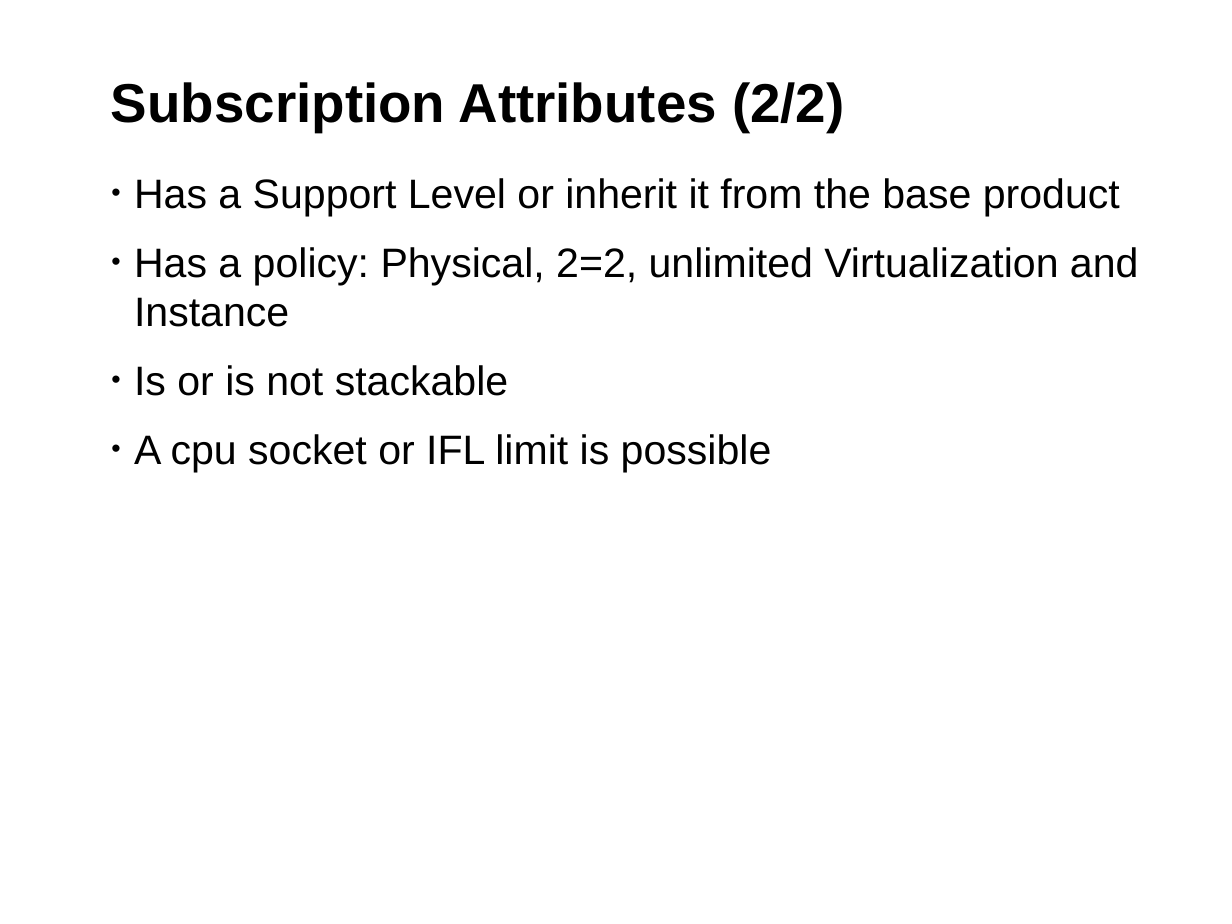
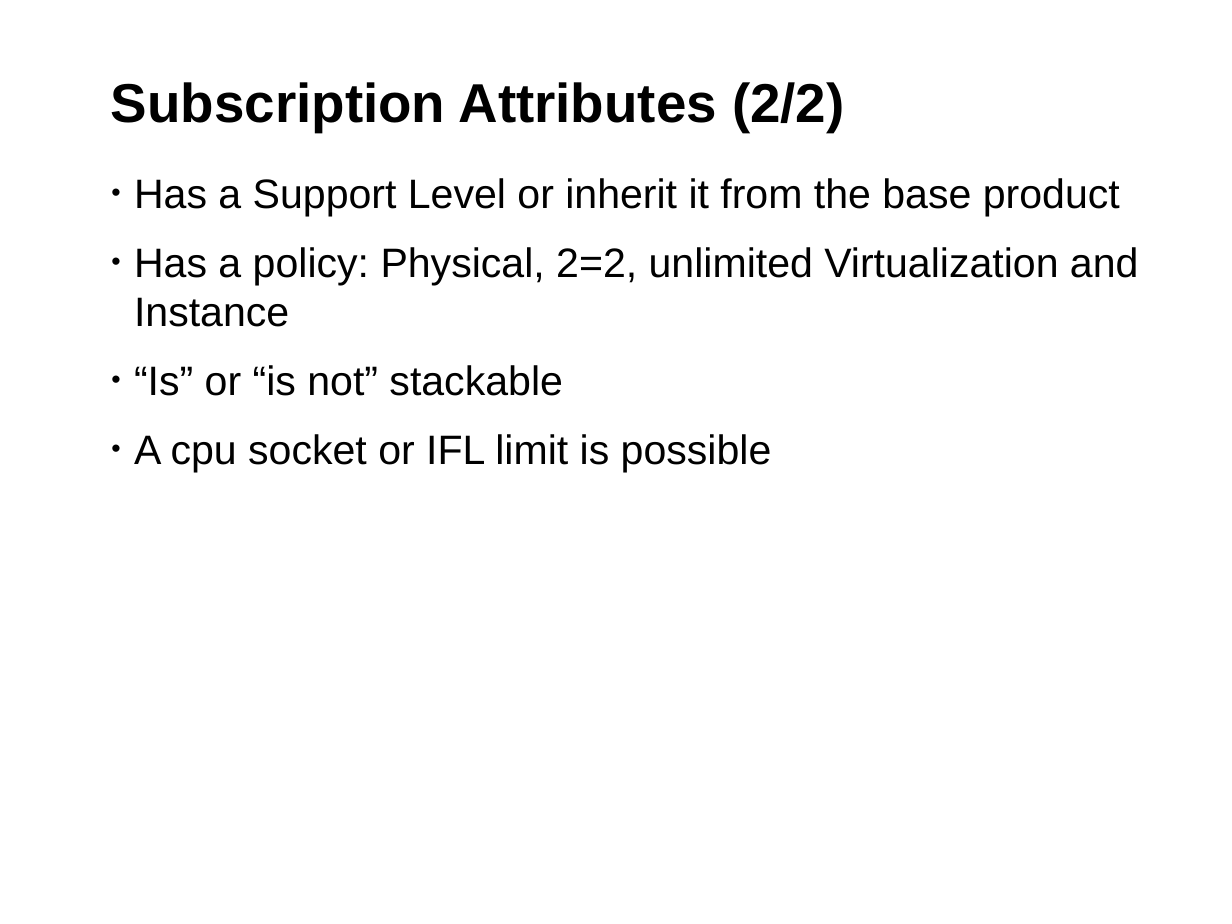
Before and after one commit to hustodemon/subscription-matcher, a slide deck: slide 9 of doc/SubscriptionCounting.odp. Drawn at 1232x924 pixels with LibreOffice and Linux fonts; fonts in the diff are those of the drawing; background and template pictures are left out. Boxes give left, top, right and bottom in pixels: in the first picture for what was removed or moved away, otherwise in the second. Text is boxed around its words. In the diff, an @@ line names an element or a change of style, - is before the commit and + after.

```diff
--- a/doc/SubscriptionCounting.odp
+++ b/doc/SubscriptionCounting.odp
@@ text at [134,365,562,396]: text changed @@
-• Is or is not stackable
+• “Is” or “is not” stackable
```
Also in this commit, not shown: 4 slides added.
